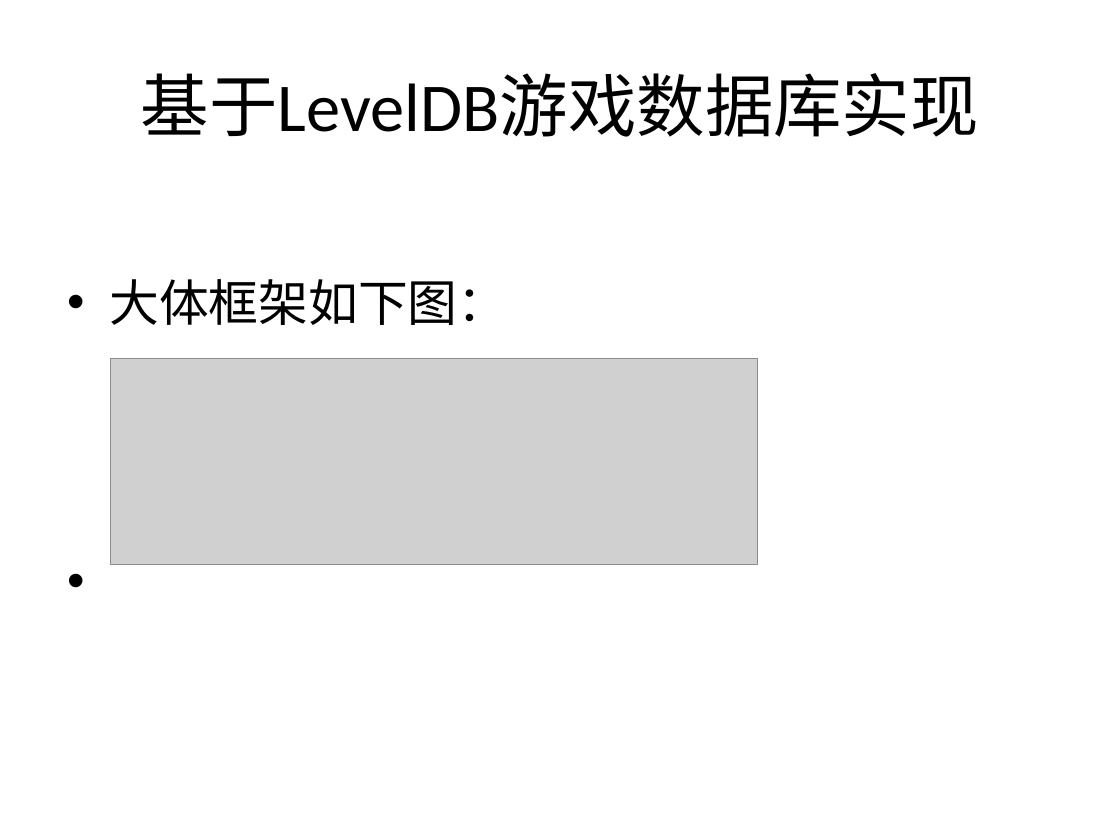
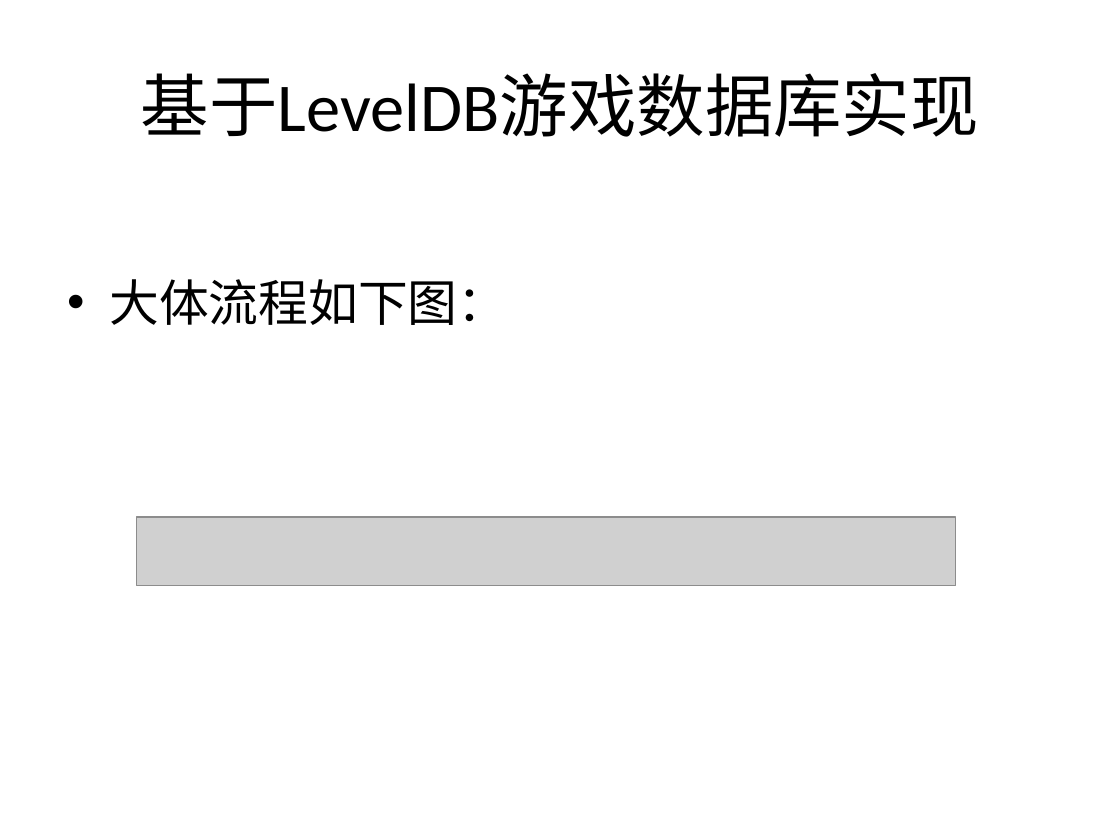
Before and after one commit to woopengcheng/GameLib, a slide deck: slide 13 of 数据库简单介绍.pptx. Drawn at 1120x840 pixels with LibreOffice and Linux fonts; fonts in the diff are those of the drawing; grey boxes stand for pictures. Boxes give left, top, right and bottom in pixels: in the first picture for what was removed or moved away, otherwise in the second. Text is boxed around its words. In the diff, an @@ line names an element or a change of style, - is before the commit and + after.

Commit message:
数据库讲座

```diff
--- a/数据库简单介绍.pptx
+++ b/数据库简单介绍.pptx
@@ text at [109,279,507,325]: text changed @@
-• 大体框架如下图：
+• 大体流程如下图：
@@ picture removed at [110,358,757,564] @@
@@ picture added at [137,517,955,586] @@
```
Also in this commit, not shown: 7 other slides changed, 5 slides added, 1 slide removed, 3 other files.
